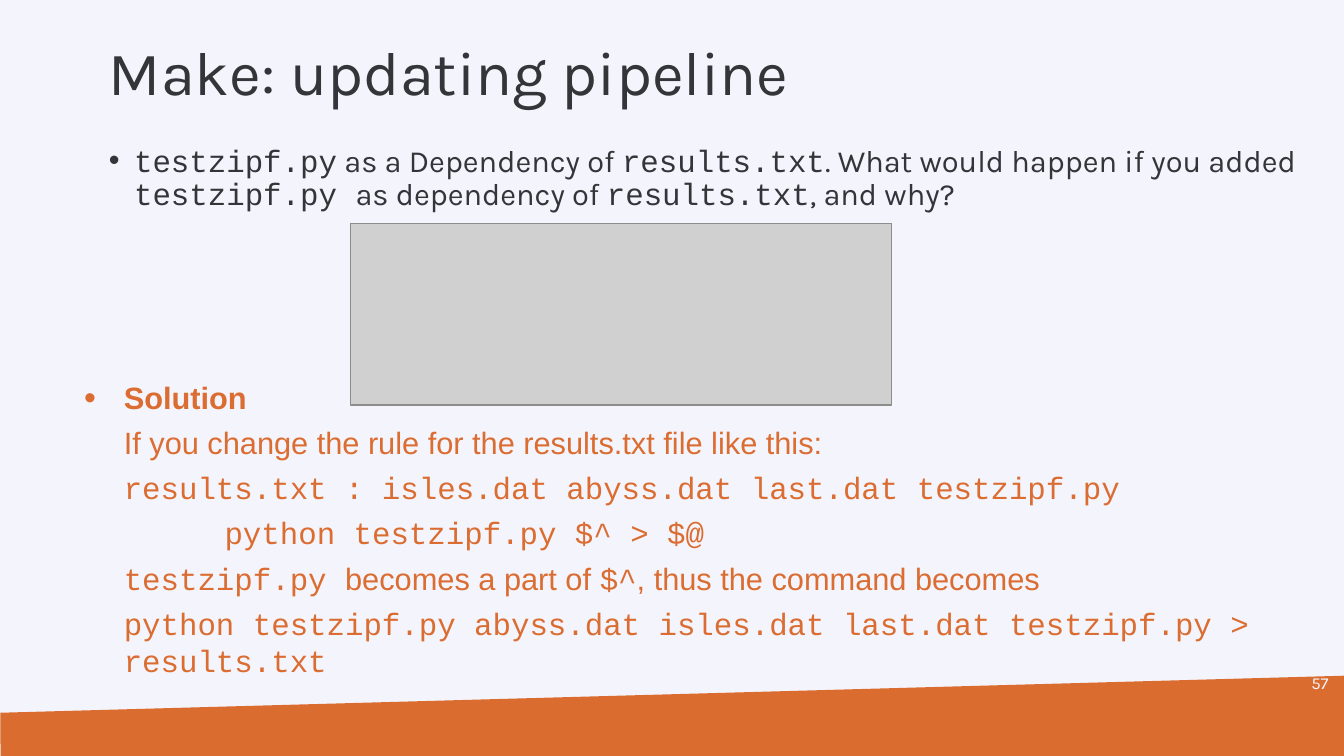
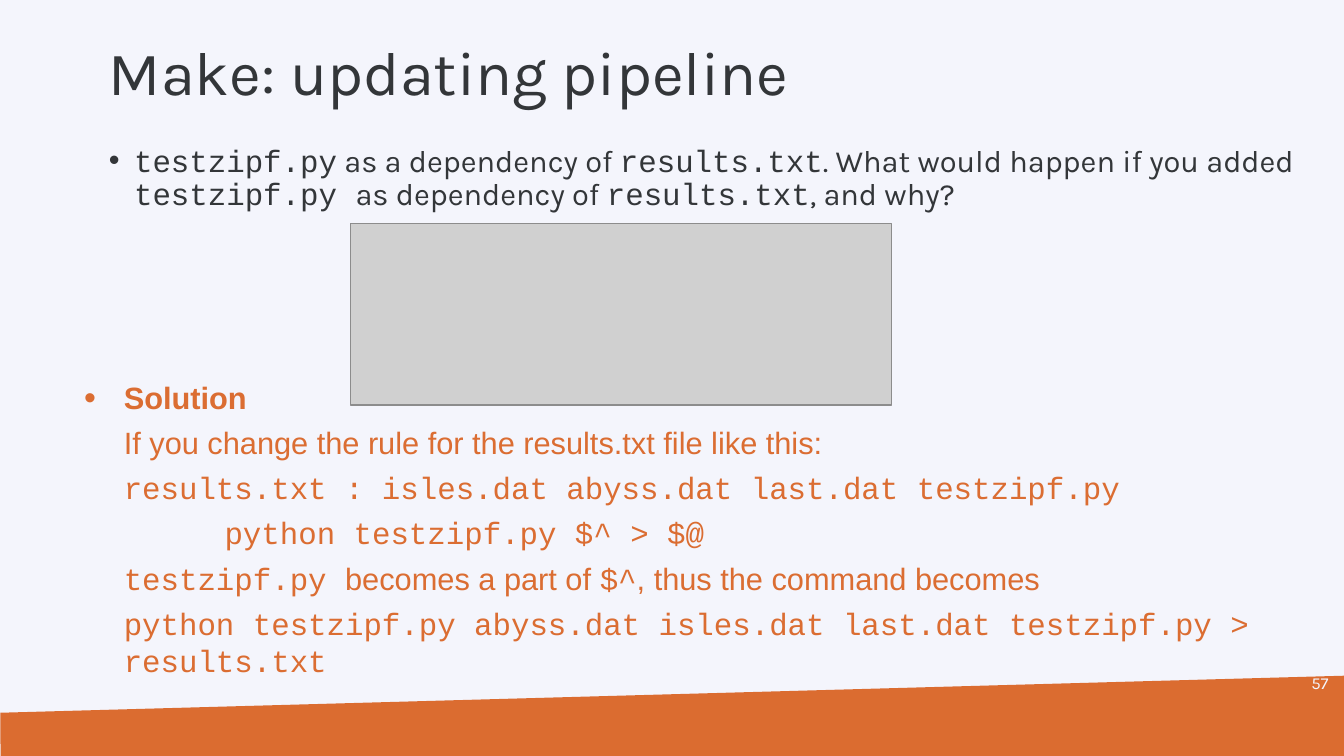
Before and after one commit to hpcleuven/Makefile-intro, a slide deck: slide 57 of Make.pptx. Drawn at 1344x756 pixels with LibreOffice and Linux fonts; fonts in the diff are those of the drawing; grey boxes stand for pictures; background and template pictures are left out. Boxes give left, top, right and bottom in pixels: in the first picture for what was removed or moved away, otherwise in the second. Text is boxed around its words. In the diff, an @@ line names an element or a change of style, - is before the commit and + after.

```diff
--- a/Make.pptx
+++ b/Make.pptx
@@ text at (134,149,1293,213): text changed @@
-• testzipf.py as a Dependency of results.txt. What would happen if you added testzipf.py as dependency of results.txt, and why?
+• testzipf.py as a dependency of results.txt. What would happen if you added testzipf.py as dependency of results.txt, and why?
```
Also in this commit, not shown: 2 other slides changed, 1 other file.
